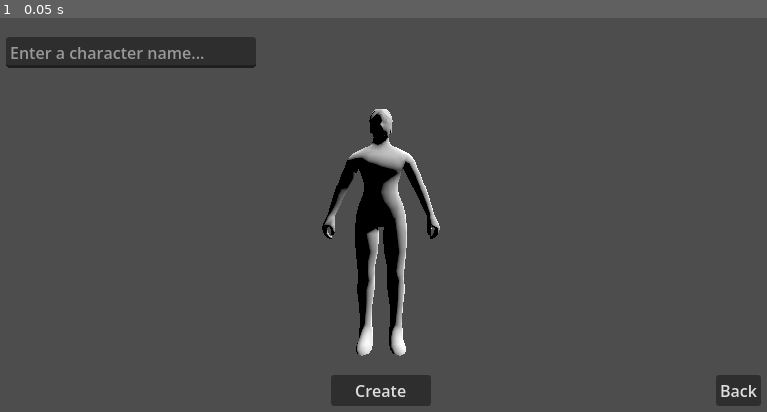
Above: before the commit, frame 1.
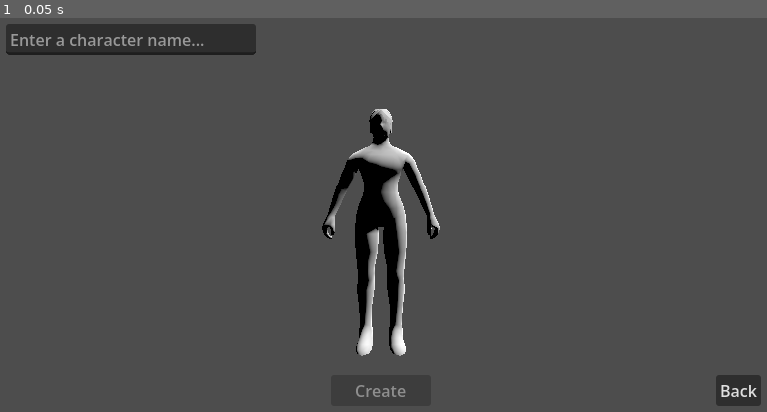
Above: after the commit, the same moment.

Repository: jdspohn/rpg
Game: Godot game, scene res://Scenes/Player/character_creation.tscn
Same seed, same stepped clock (60 frames per second), same inputs: the game is played once before the commit and once after it. This scene is started directly instead of the project's main scene.
Inputs:
- Up to frame 1 (0.05 s): no input

The runs differ from the first frame. In frame 1, 2.6% of the frame differs, in the area x 0-53%, y 1-97%.

Commit message:
added checks for character creation input to disable creation

Diff:
--- a/Scenes/Player/character_creation.tscn
+++ b/Scenes/Player/character_creation.tscn
@@ -29,9 +29,7 @@
 layout_mode = 3
 anchors_preset = 0
 
-[node name="InputName" type="LineEdit" parent="Control" unique_id=1093510612]
-custom_minimum_size = Vector2(250, 31)
-layout_direction = 1
+[node name="VBoxContainer" type="VBoxContainer" parent="Control" unique_id=1286018498]
 layout_mode = 1
 anchors_preset = 8
 anchor_left = 0.5
@@ -39,13 +37,26 @@
 anchor_right = 0.5
 anchor_bottom = 0.5
 offset_left = -125.0
-offset_top = -15.5
+offset_top = -29.0
 offset_right = 125.0
-offset_bottom = 15.5
+offset_bottom = 29.0
 grow_horizontal = 2
 grow_vertical = 2
+
+[node name="InputName" type="LineEdit" parent="Control/VBoxContainer" unique_id=1093510612]
+unique_name_in_owner = true
+custom_minimum_size = Vector2(250, 31)
+layout_direction = 1
+layout_mode = 2
 placeholder_text = "Enter a character name..."
 max_length = 16
+
+[node name="LabelNoSpaces" type="Label" parent="Control/VBoxContainer" unique_id=1331592633]
+unique_name_in_owner = true
+layout_mode = 2
+theme_override_colors/font_color = Color(1, 0, 0, 1)
+theme_override_font_sizes/font_size = 12
+text = "* Name cannot contain spaces."
 
 [node name="Control2" type="Control" parent="." unique_id=1286548464]
 custom_minimum_size = Vector2(0, 50)
--- a/Scripts/Player/character_creation.gd
+++ b/Scripts/Player/character_creation.gd
@@ -1,7 +1,9 @@
 extends CharacterBody3D
 
 @onready var pivot: Node3D = %Pivot
-@onready var input_name: LineEdit = $Control/InputName
+@onready var input_name: LineEdit = %InputName
+@onready var label_no_spaces: Label = %LabelNoSpaces
+
 @onready var button_create: Button = %ButtonCreate
 @onready var button_back: Button = %ButtonBack
 
@@ -10,6 +12,9 @@
 func _ready() -> void:
 	button_create.pressed.connect(_on_create_pressed)
 	button_back.pressed.connect(_on_back_pressed)
+	input_name.text_changed.connect(_on_text_changed)
+	button_create.disabled = true
+	label_no_spaces.visible = false
 
 
 func _physics_process(_delta: float) -> void:
@@ -20,8 +25,18 @@
 	pass
 
 
+func _on_text_changed(new_text) -> void:
+	label_no_spaces.visible = false
+	if input_name.text == "" or new_text.contains(" "):
+		button_create.disabled = true
+		if new_text.contains(" "):
+			label_no_spaces.visible = true
+	else:
+		button_create.disabled = false
+
+
 func _on_create_pressed() -> void:
-	if input_name.text == "":
+	if input_name.text == "" or input_name.text.contains(" "):
 		return
 	character_name = input_name.text
 	print ("user://playersaves/", character_name)
